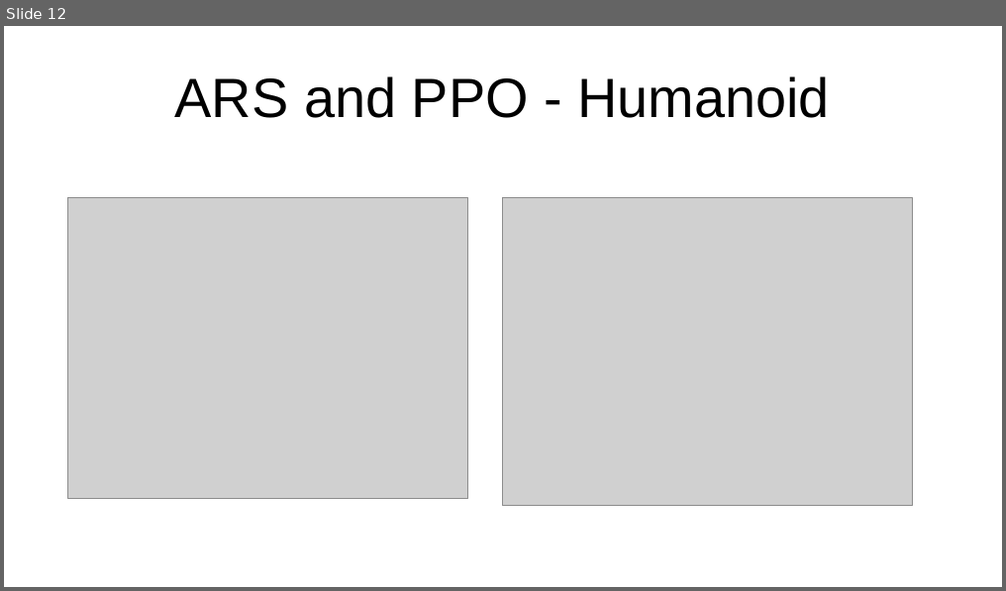
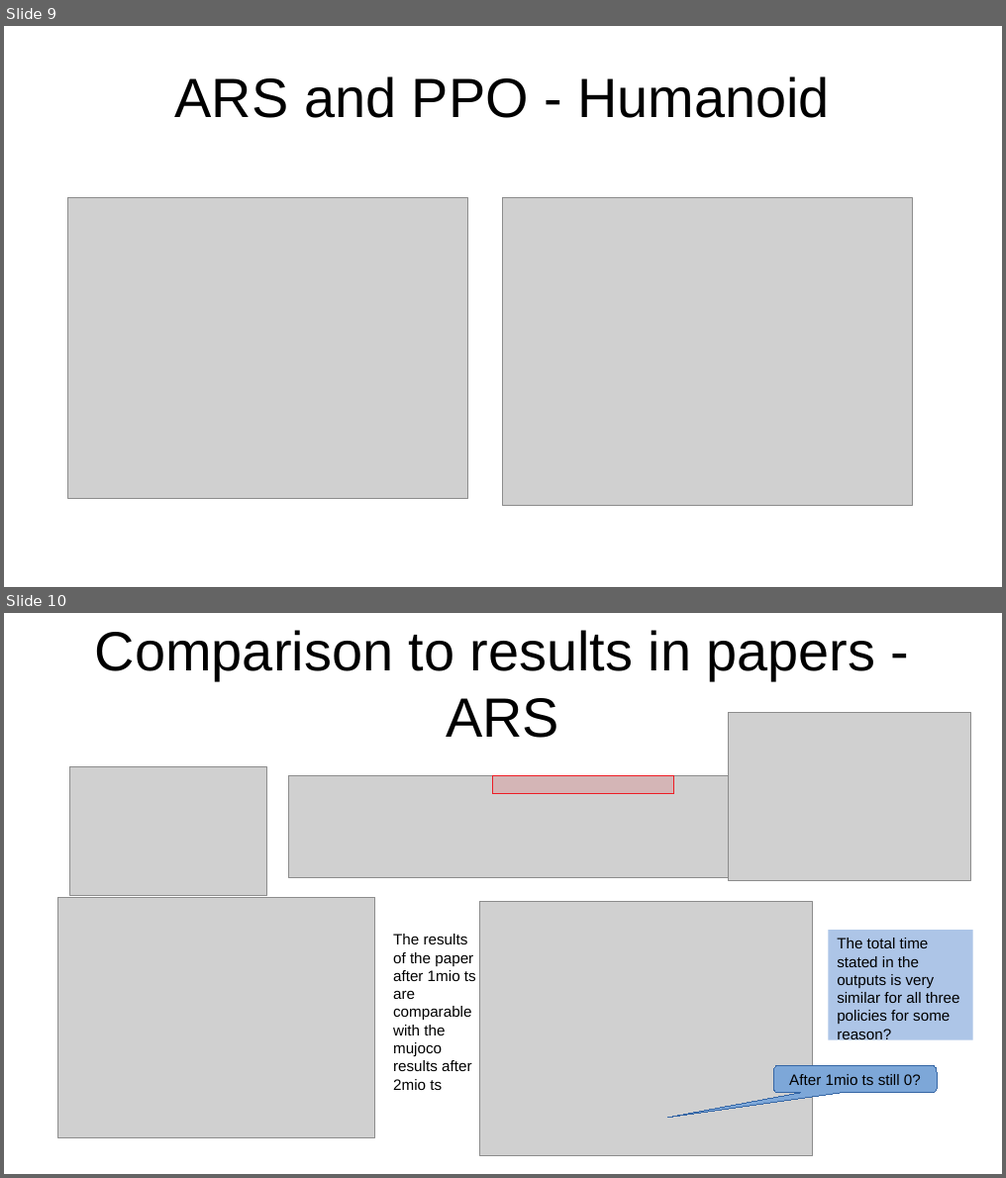
Before and after one commit to sgillen/seagul, a slide deck: seagul/rllib/rllib_with_rbf/Temporary_Results.odp. Shown one above the other, each under a label of ours: slide 12 before the commit, slides 9 and 10 after it. The pictures are 1006x591 and 1006x1178 pixels, drawn with LibreOffice and Linux fonts; fonts in the diff are those of the drawing; grey boxes stand for pictures. Boxes give left, top, right and bottom in pixels: in the first picture for what was removed or moved away, otherwise in the second. Text is boxed around its words. In the diff, an @@ line names an element or a change of style, - is before the commit and + after.

```diff
--- a/seagul/rllib/rllib_with_rbf/Temporary_Results.odp
+++ b/seagul/rllib/rllib_with_rbf/Temporary_Results.odp
@@ slide 10 added at <box>4,613,1002,1174</box>, background #FFFFFF @@
@@ title added at <box>95,630,876,738</box>, 44 pt, text #000000 @@
+Comparison to results in papers - ARS
@@ picture added at <box>729,713,970,881</box> @@
@@ picture added at <box>69,766,266,895</box> @@
@@ picture added at <box>288,776,810,878</box> @@
@@ rectangle added at <box>493,776,674,794</box>, fill #ED1C24 at 15% opacity, outline #ED1C24 0 pt @@
@@ picture added at <box>58,897,375,1139</box> @@
@@ picture added at <box>479,902,813,1157</box> @@
@@ text added at <box>393,934,476,1090</box>, 12 pt, text #000000 @@
+The results of the paper after 1mio ts are comparable with the mujoco results after 2mio ts
@@ rectangle added at <box>828,930,973,1041</box>, fill #ADC5E7, 12 pt, text #000000 @@
+The total time stated in the outputs is very similar for all three policies for some reason?
@@ rounded speech box added at <box>773,1065,937,1093</box>, fill #7DA7D8, outline #3465A4 0 pt, 12 pt, text #000000 @@
+After 1mio ts still 0?
@@ what was slide 12 is now slide 9 @@
```
Also in this commit, not shown: 4 slides changed, 9 other slides added, 3 slides removed, 34 other files.
